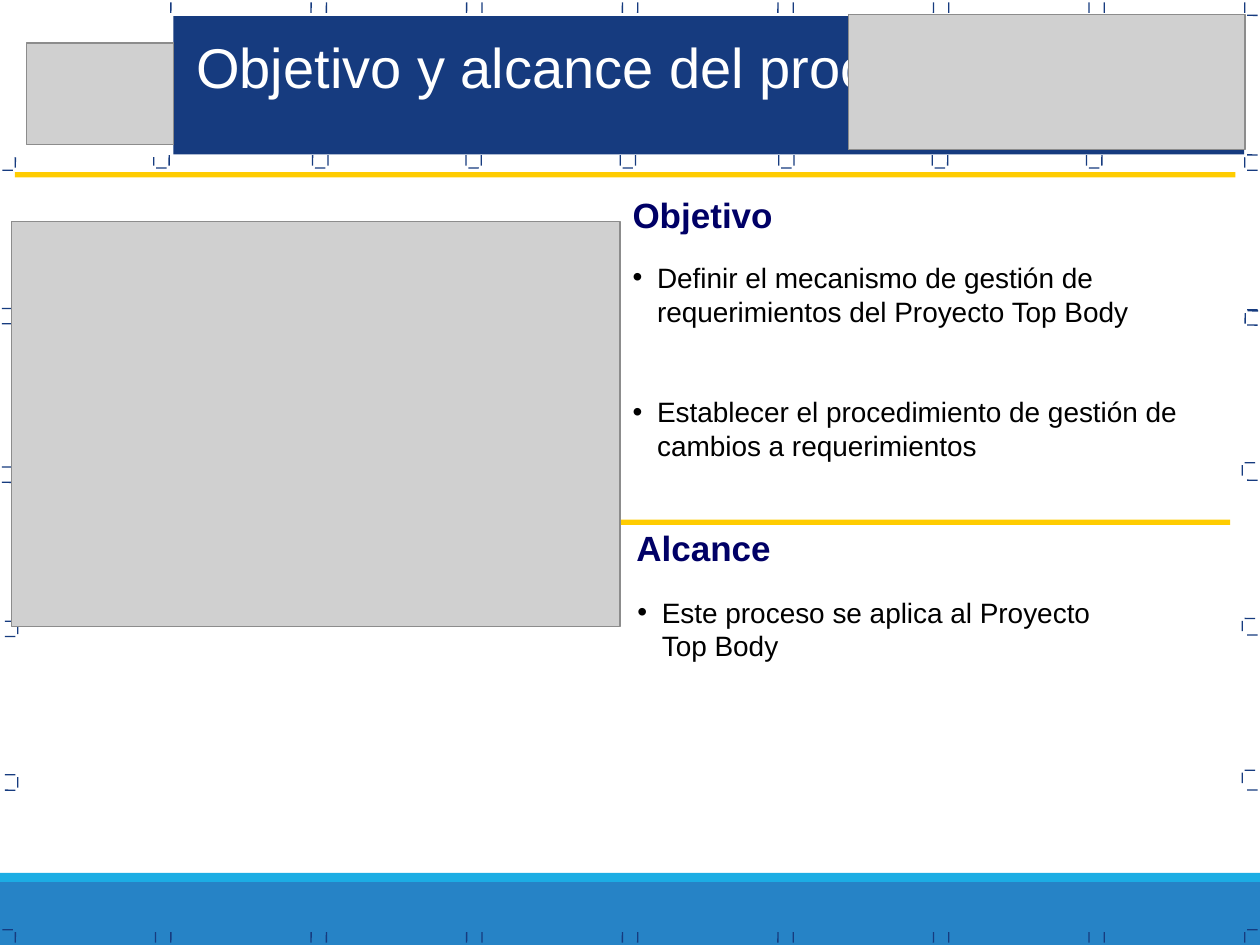
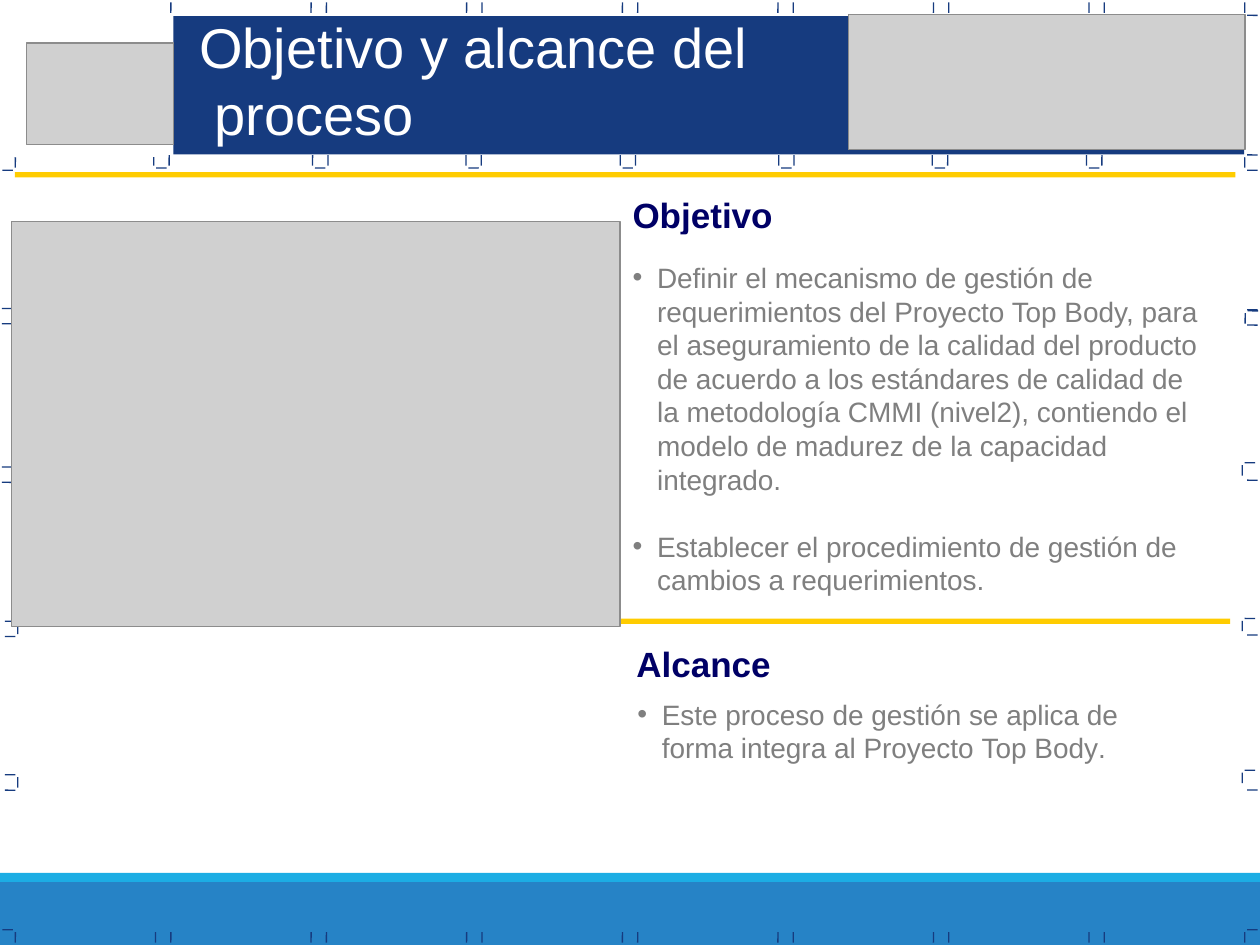
Before and after one commit to Proyecto-TopBody/TopBodySystem, a slide deck: slide 4 of Area de Proceso REQM/PGREQM_0.1_2015_Proceso Gestion Requerimientos.ppt. Drawn at 1260x945 pixels with LibreOffice and Linux fonts; fonts in the diff are those of the drawing; grey boxes stand for pictures. Boxes give left, top, right and bottom in pixels: in the first picture for what was removed or moved away, otherwise in the second. Text is boxed around its words. In the diff, an @@ line names an element or a change of style, - is before the commit and + after.

Commit message:
Proyecto TopBody 20Oct15
V0.1
V0.2

```diff
--- a/Area de Proceso REQM/PGREQM_0.1_2015_Proceso Gestion Requerimientos.ppt
+++ b/Area de Proceso REQM/PGREQM_0.1_2015_Proceso Gestion Requerimientos.ppt
@@ text at bbox=[199, 27, 747, 146]: text changed @@
-Objetivo y alcance del proceso
+Objetivo y alcance del
+proceso
@@ text at bbox=[657, 267, 1198, 596]: text changed; text colour #000000 to #7F7F7F @@
-• Definir el mecanismo de gestión de requerimientos del Proyecto Top Body
-• Establecer el procedimiento de gestión de cambios a requerimientos
+• Definir el mecanismo de gestión de requerimientos del Proyecto Top Body, para el aseguramiento de la calidad del producto de acuerdo a los estándares de calidad de la metodología CMMI (nivel2), contiendo el modelo de madurez de la capacidad integrado.
+• Establecer el procedimiento de gestión de cambios a requerimientos.
@@ line moved from (397, 522) - (1230, 522) to (397, 621) - (1230, 621) @@
@@ text "Alcance": place and size @@
-text "Alcance" at bbox=[636, 535, 770, 562]
+text "Alcance" at bbox=[636, 651, 770, 678]
@@ text at bbox=[662, 704, 1118, 763]: text changed; text colour #000000 to #7F7F7F @@
-• Este proceso se aplica al Proyecto Top Body
+• Este proceso de gestión se aplica de forma integra al Proyecto Top Body.
```
Also in this commit, not shown: 10 other slides changed, 1 slide removed, 13 other files.
